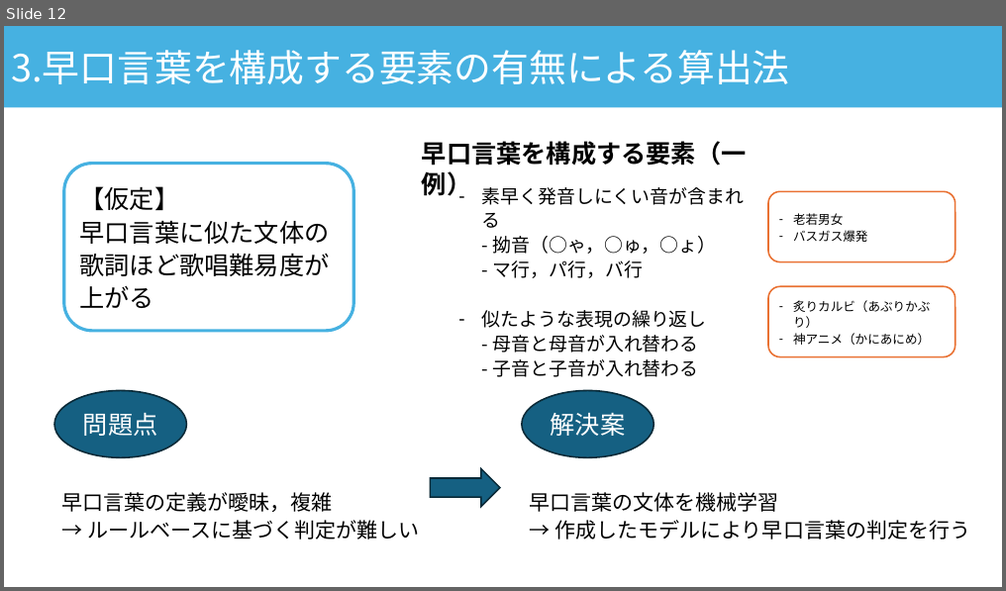
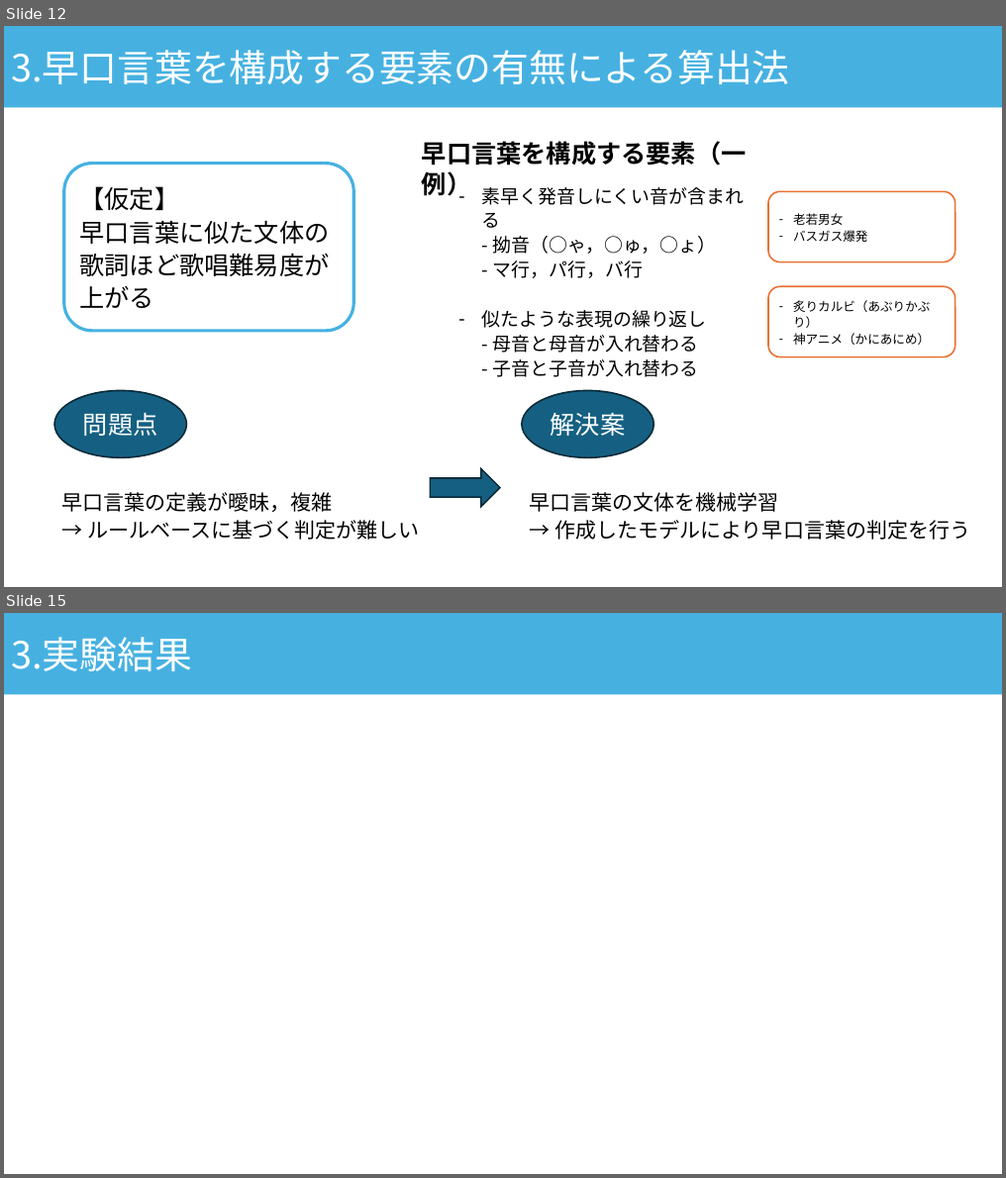
Before and after one commit to asn407/20241221, a slide deck: 年末発表.pptx. Shown one above the other, each under a label of ours: slide 12 before the commit, slides 12 and 15 after it; the slides between them are not shown. The pictures are 1006x591 and 1006x1178 pixels, drawn with LibreOffice and Linux fonts; fonts in the diff are those of the drawing. Boxes give left, top, right and bottom in pixels: in the first picture for what was removed or moved away, otherwise in the second. Text is boxed around its words. In the diff, an @@ line names an element or a change of style, - is before the commit and + after.

```diff
--- a/年末発表.pptx
+++ b/年末発表.pptx
@@ slide 15 added at (4, 613, 1002, 1174), background #FFFFFF @@
@@ rectangle added at (4, 613, 1002, 694), fill #46B1E1, 36 pt, text #FFFFFF @@
+3.実験結果
```
Also in this commit, not shown: 2 slides changed, 1 other slide added, 1 slide removed, 1 other file.
